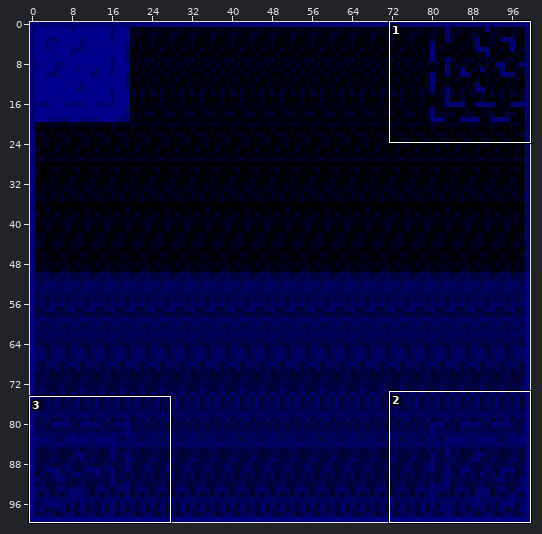
Edited in one commit: sprite sheet (CapstoneProject/Assets/map.png). The first picture is a wide view before the edit; the outline marks the close-up.
Close-up. The starting point:
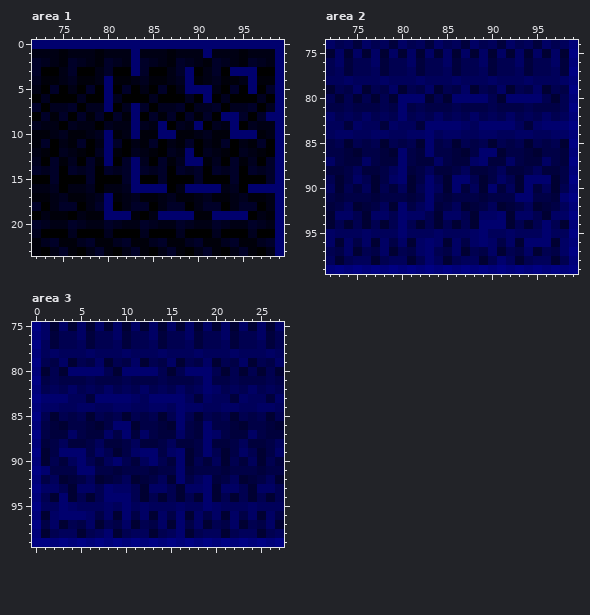
The file is 100x100 pixels. Shown: area 1: x 72..99, y 0..23; area 2: x 72..99, y 74..99; area 3: x 0..27, y 75..99.
The same view after the edit:
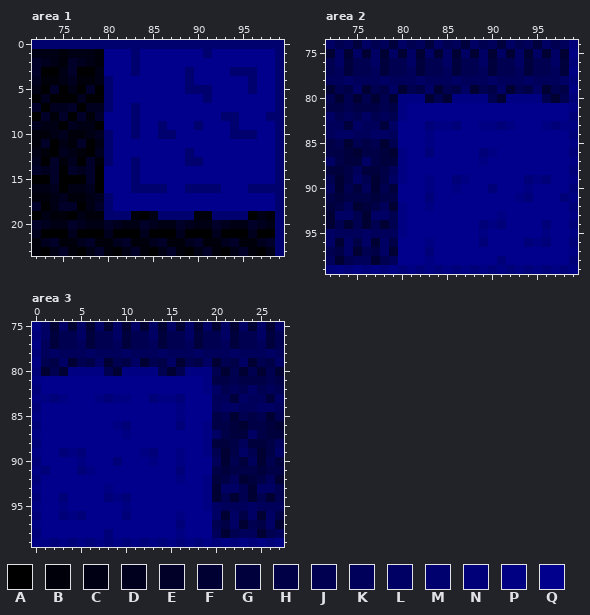
Palette (. is transparent): A #000000  B #00000a  C #000014  D #00001e  E #000028  F #000032  G #00003c  H #000046  J #000050  K #00005a  L #000064  M #00006e  N #000078  P #000082  Q #00008c
What changed:
--- area 1
@@ x 72..99 @@
  0 MMMMMMMMMMMMMMMMMMMMMMMMMMMM
- 1 CCCBCCCBCCCMCCCBCCCMCCCBCCCM
- 2 EDCBEDCBEDCMEDCBEDCBEDCBEDCM
- 3 EAACEAACEAAMEAACEMACEAMMMAAM
- 4 DBBCDBBCMBBCDBBCDMBCDBBCMBBM
- 5 CAEACAEAMAEACAEACMMMCAEAMAEM
- 6 ADAAADAAMDAAADAAADAMADAAADAM
- 7 EADDEADDMADMEADDEADDEADDEADM
- 8 AEBEAEBEAEBMAEBEAEBEAMMEAEMM
- 9 DCCADCCADCCMDCMADCMADCMADCCM
-10 BBCDBBCDMBCMBBMMBBCDBBMMMBCM
-11 BEACBEACMEACBEACBEACBEACBEAM
-12 CBADCBADMBADCBADCMADCBADCBAM
-13 DAEBDAEBMAEMDAEBDMMBDAEBDAEM
-14 EDEAEDEAEDEMEDEAEDEAEDEAEDEM
-15 AAEAAAEAAAEMAAEAAAEAAAEAAAEM
-16 CCDACCDACCDMMMMACMMMMCDAMMMM
-17 BBCDBBCDMBCDBBCDBBCDBBCDBBCM
-18 EACEEACEMACEEACEEACEEACEEACM
+ 1 CCCBCCCBQQQMQQQQQQQMQQQQQQQM
+ 2 EDCBEDCBQQQMQQQQQQQQQQQQQQQM
+ 3 EAACEAACQQQMQQQQQMQQQQMMMQQM
+ 4 DBBCDBBCMQQQQQQQQMQQQQQQMQQM
+ 5 CAEACAEAMQQQQQQQQMMMQQQQMQQM
+ 6 ADAAADAAMQQQQQQQQQQMQQQQQQQM
+ 7 EADDEADDMQQMQQQQQQQQQQQQQQQM
+ 8 AEBEAEBEQQQMQQQQQQQQQMMQQQMM
+ 9 DCCADCCAQQQMQQMQQQMQQQMQQQQM
+10 BBCDBBCDMQQMQQMMQQQQQQMMMQQM
+11 BEACBEACMQQQQQQQQQQQQQQQQQQM
+12 CBADCBADMQQQQQQQQMQQQQQQQQQM
+13 DAEBDAEBMQQMQQQQQMMQQQQQQQQM
+14 EDEAEDEAQQQMQQQQQQQQQQQQQQQM
+15 AAEAAAEAQQQMQQQQQQQQQQQQQQQM
+16 CCDACCDAQQQMMMMQQMMMMQQQMMMM
+17 BBCDBBCDMQQQQQQQQQQQQQQQQQQM
+18 EACEEACEMQQQQQQQQQQQQQQQQQQM
 19 ACBBACBBMMMBACMMMMBBMMMMACBM
--- area 2
@@ x 72..99 @@
  79 FJHLFJHLFJHLFJHLFJHLFJHLFJHP
- 80 JFJFJFJFMMMFJFMMMMJFMMMMJFJN
- 81 HHJHHHJHMHJHHHJHHHJHHHJHHHJP
- 82 LJKJLJKJMJKJLJKJLJKJLJKJLJKN
- 83 KKGLKKGLKKGMMMMLKMMMMKGLMMMP
- 84 KLLKKLLKKLLMKLLKKLLKKLLKKLLN
- 85 HJFJHJFJHJFMHJFJHJFJHJFJHJFP
- 86 HHGFHHGFMHGMHHGFHMMFHHGFHHGN
- 87 LHGGLHGGMHGGLHGGLMGGLHGGLHGP
- 88 GGHKGGHKMGHKGGHKGGHKGGHKGGHN
- 89 JFHLJFHLMFHMJFMMJFHLJFMMMFHP
- 90 KFJGKFJGKFJMKFMGKFMGKFMGKFJN
- 91 HGHHHGHHHGHMHGHHHGHHHMMHHGMP
- 92 GHKFGHKFMHKMGHKFGHKFGHKFGHKN
- 93 FLLJFLLJMLLJFLLJFLLMFLLJFLLP
- 94 FJFJFJFJMJFJFJFJFMMMFJFJMJFN
- 95 LKKKLKKKMKKKLKKKLMKKLKKKMKKP
- 96 LFLHLFLHLFLMLFLHLMLHLFMMMFLN
- 97 JHLFJHLFJHLMJHLFJHLFJHLFJHLP
- 98 KFJKKFJKKFJMKFJKKFJMKFJKKFJN
+ 80 JFJFJFJFPPPFJFPPPPJFPPPPJFJN
+ 81 HHJHHHJHPQQQQQQQQQQQQQQQQQQP
+ 82 LJKJLJKJPQQQQQQQQQQQQQQQQQQN
+ 83 KKGLKKGLQQQNPPNQQPPNPQQQPNPP
+ 84 KLLKKLLKQQQPQQQQQQQQQQQQQQQN
+ 85 HJFJHJFJQQQPQQQQQQQQQQQQQQQP
+ 86 HHGFHHGFPQQNQQQQQNPQQQQQQQQN
+ 87 LHGGLHGGPQQQQQQQQPQQQQQQQQQP
+ 88 GGHKGGHKPQQQQQQQQQQQQQQQQQQN
+ 89 JFHLJFHLPQQPQQNPQQQQQQNPNQQP
+ 90 KFJGKFJGQQQPQQPQQQNQQQPQQQQN
+ 91 HGHHHGHHQQQNQQQQQQQQQPNQQQNP
+ 92 GHKFGHKFPQQPQQQQQQQQQQQQQQQN
+ 93 FLLJFLLJPQQQQQQQQQQPQQQQQQQP
+ 94 FJFJFJFJPQQQQQQQQNPNQQQQNQQN
+ 95 LKKKLKKKPQQQQQQQQPQQQQQQPQQP
+ 96 LFLHLFLHQQQPQQQQQNQQQQNPNQQN
+ 97 JHLFJHLFQQQNQQQQQQQQQQQQQQQP
+ 98 KFJKKFJKQQQPQQQQQQQNQQQQQQQN
  99 NPNPNPNPNPNPNPNPNPNPNPNPNPNP
--- area 3
@@ x 0..27 @@
  79 PJHLFJHLFJHLFJHLFJHLFJHLFJHL
- 80 NFJFMMMMJFMMMMJFJMMMJFJFJFJF
- 81 PHJHHHJHHHJHHHJHHHJMHHJHHHJH
- 82 NJKJLJKJLJKJLJKJLJKMLJKJLJKJ
- 83 PMMMKKGMMMMLKMMMMKGLKKGLKKGL
- 84 NLLKKLLKKLLKKLLKMLLKKLLKKLLK
- 85 PJFJHJFJHJFJHJFJMJFJHJFJHJFJ
- 86 NHGFHHGFHMMFHHGFMHGMHHGFHHGF
- 87 PHGGLHGGLHMGLHGGLHGMLHGGLHGG
- 88 NGHKGGHKGGHKGGHKGGHMGGHKGGHK
- 89 PFHMMMHLJFHLMMHLMFHMJFHLJFHL
- 90 NFJGKMJGKMJGKMJGMFJGKFJGKFJG
- 91 PMHHHMMHHGHHHGHHMGHHHGHHHGHH
- 92 NHKFGHKFGHKFGHKFMHKMGHKFGHKF
- 93 PLLJFLLJMLLJFLLJFLLMFLLJFLLJ
- 94 NJFMFJFJMMMJFJFJFJFMFJFJFJFJ
- 95 PKKMLKKKLKMKLKKKLKKMLKKKLKKK
- 96 NFLMMMLHLFMHLFLHMFLHLFLHLFLH
- 97 PHLFJHLFJHLFJHLFMHLFJHLFJHLF
- 98 NFJKKFJKMFJKKFJKMFJKKFJKKFJK
+ 80 NFJFPPPPJFPPPPJFJPPPJFJFJFJF
+ 81 PQQQQQQQQQQQQQQQQQQPHHJHHHJH
+ 82 NQQQQQQQQQQQQQQQQQQPLJKJLJKJ
+ 83 PPNPQQQPNPPQQNPPNQQQKKGLKKGL
+ 84 NQQQQQQQQQQQQQQQPQQQKLLKKLLK
+ 85 PQQQQQQQQQQQQQQQPQQQHJFJHJFJ
+ 86 NQQQQQQQQPNQQQQQNQQPHHGFHHGF
+ 87 PQQQQQQQQQPQQQQQQQQPLHGGLHGG
+ 88 NQQQQQQQQQQQQQQQQQQPGGHKGGHK
+ 89 PQQNPNQQQQQQPNQQPQQPJFHLJFHL
+ 90 NQQQQPQQQNQQQPQQPQQQKFJGKFJG
+ 91 PNQQQNPQQQQQQQQQNQQQHGHHHGHH
+ 92 NQQQQQQQQQQQQQQQPQQPGHKFGHKF
+ 93 PQQQQQQQPQQQQQQQQQQPFLLJFLLJ
+ 94 NQQNQQQQNPNQQQQQQQQPFJFJFJFJ
+ 95 PQQPQQQQQQPQQQQQQQQPLKKKLKKK
+ 96 NQQNPNQQQQNQQQQQPQQQLFLHLFLH
+ 97 PQQQQQQQQQQQQQQQNQQQJHLFJHLF
+ 98 NQQQQQQQNQQQQQQQPQQQKFJKKFJK
  99 PPNPNPNPNPNPNPNPNPNPNPNPNPNP
